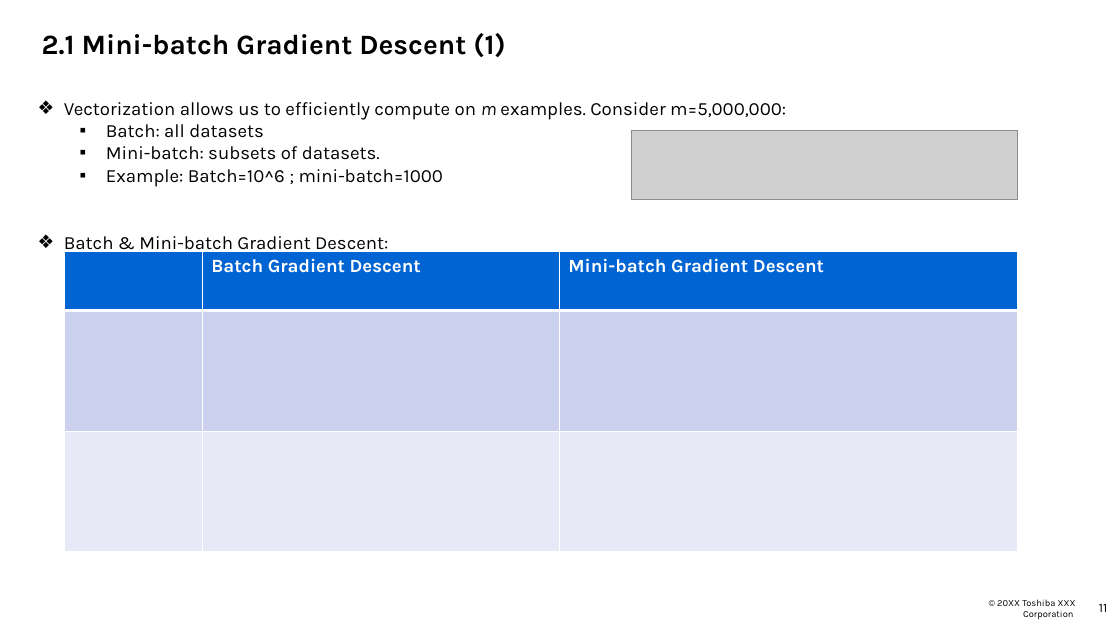
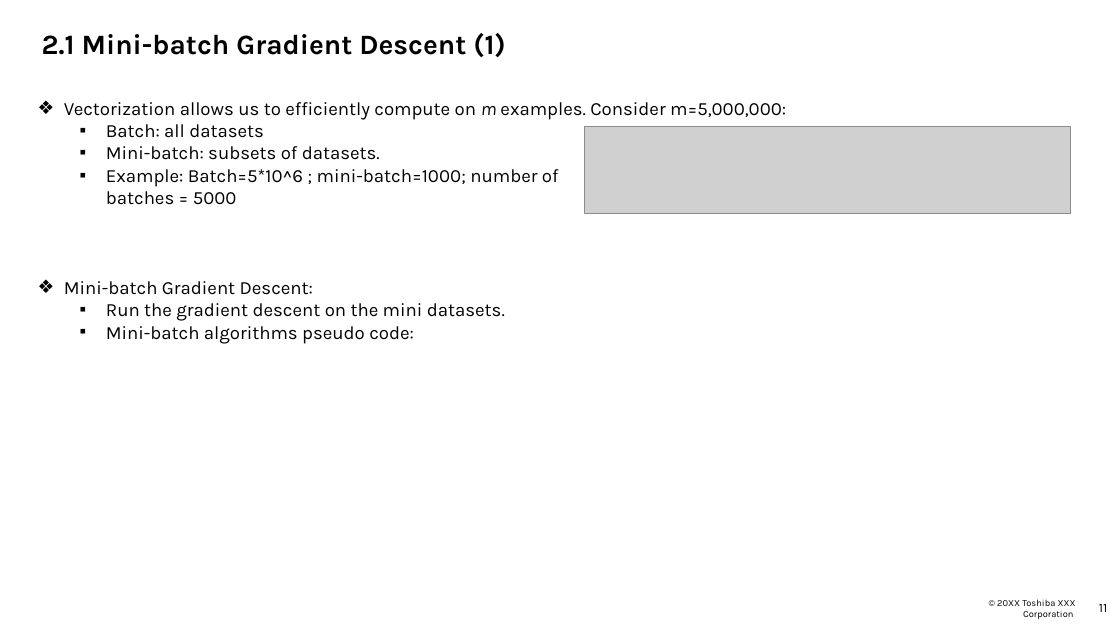
Before and after one commit to Doan-Nguyen/Coursera, a slide deck: slide 12 of Improving Deep Neural Network - Report - Course 2.pptx. Drawn at 1120x630 pixels with LibreOffice and Linux fonts; fonts in the diff are those of the drawing; grey boxes stand for pictures; background and template pictures are left out. Boxes give left, top, right and bottom in pixels: in the first picture for what was removed or moved away, otherwise in the second. Text is boxed around its words. In the diff, an @@ line names an element or a change of style, - is before the commit and + after.

Commit message:
Add files via upload
update

```diff
--- a/Improving Deep Neural Network - Report - Course 2.pptx
+++ b/Improving Deep Neural Network - Report - Course 2.pptx
@@ picture: place and size @@
-picture at [631,130,1017,199]
+picture at [585,127,1071,214]
@@ text at [64,169,559,344]: text changed @@
-  ▪ Example: Batch=10^6 ; mini-batch=1000
-❖ Batch & Mini-batch Gradient Descent:
+  ▪ Example: Batch=5*10^6 ; mini-batch=1000; number of
+    batches = 5000
+❖ Mini-batch Gradient Descent:
+  ▪ Run the gradient descent on the mini datasets.
+  ▪ Mini-batch algorithms pseudo code:
@@ table removed at [64,251,1017,551], 3 rows, 3 columns @@
- | Batch Gradient Descent | Mini-batch Gradient Descent
- |  | 
- |  | 
```
Also in this commit, not shown: 1 slide added.
